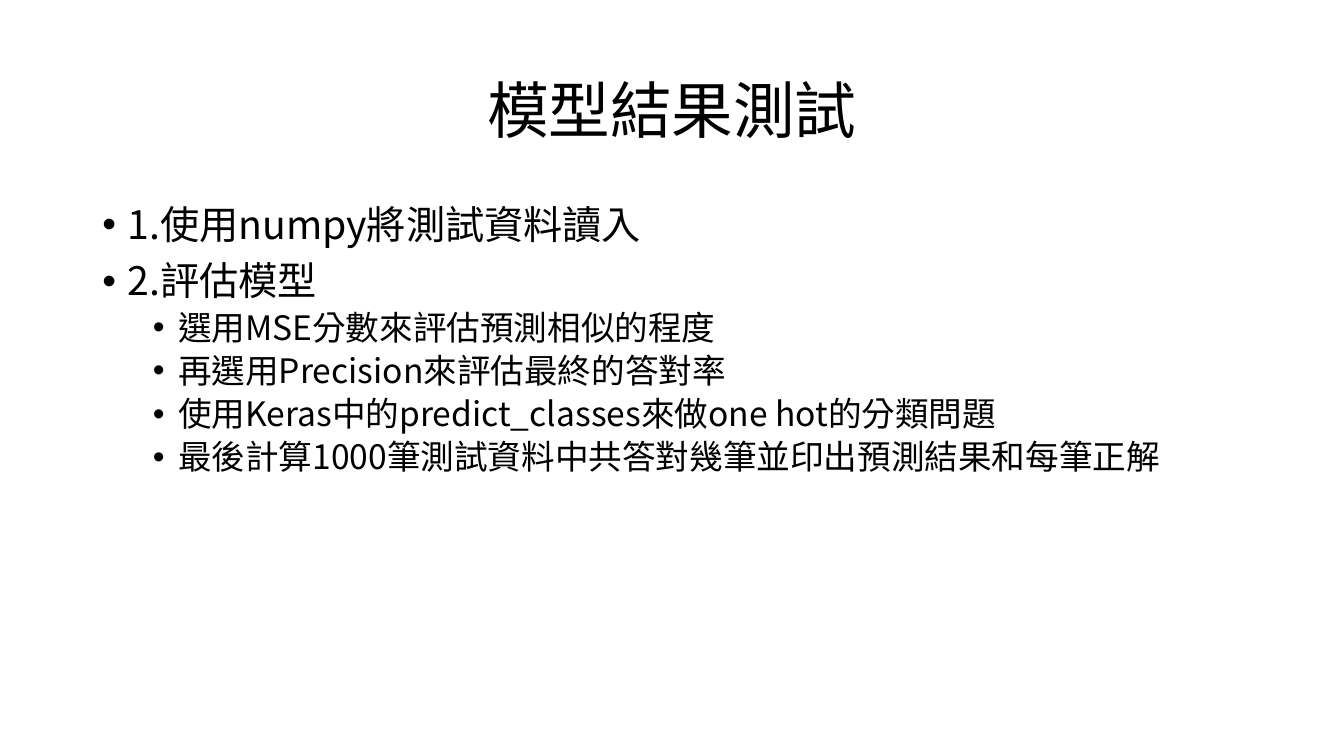
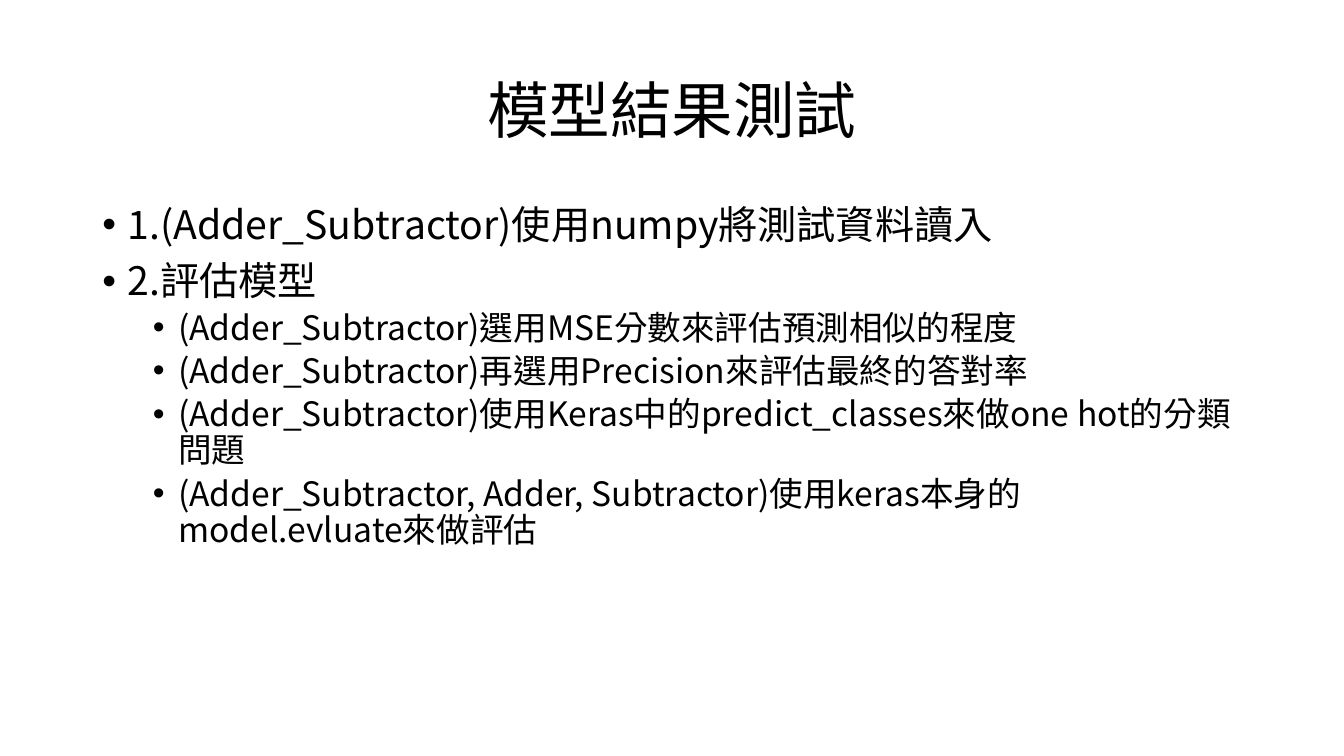
Before and after one commit to solitude6060/Adder_Subtractor, a slide deck: slide 8 of hw2.pptx (slide 5 before the commit). Drawn at 1344x756 pixels with LibreOffice and Linux fonts; fonts in the diff are those of the drawing. Boxes give left, top, right and bottom in pixels: in the first picture for what was removed or moved away, otherwise in the second. Text is boxed around its words. In the diff, an @@ line names an element or a change of style, - is before the commit and + after.

Commit message:
Add adder and subtractor jupyter file and modify model

```diff
--- a/hw2.pptx
+++ b/hw2.pptx
@@ text at <box>128,206,993,248</box>: text changed @@
-• 1.使用numpy將測試資料讀入
+• 1.(Adder_Subtractor)使用numpy將測試資料讀入
@@ text at <box>178,311,1069,545</box>: text changed @@
-  • 選用MSE分數來評估預測相似的程度
-  • 再選用Precision來評估最終的答對率
-  • 使用Keras中的predict_classes來做one hot的分類問題
-  • 最後計算1000筆測試資料中共答對幾筆並印出預測結果和每筆正解
+  • (Adder_Subtractor)選用MSE分數來評估預測相似的程度
+  • (Adder_Subtractor)再選用Precision來評估最終的答對率
+  • (Adder_Subtractor)使用Keras中的predict_classes來做one hot的分類問題
+  • (Adder_Subtractor, Adder, Subtractor)使用keras本身的model.evluate來做評估
```
Also in this commit, not shown: 1 other slide changed, 3 slides added, 5 other files.
